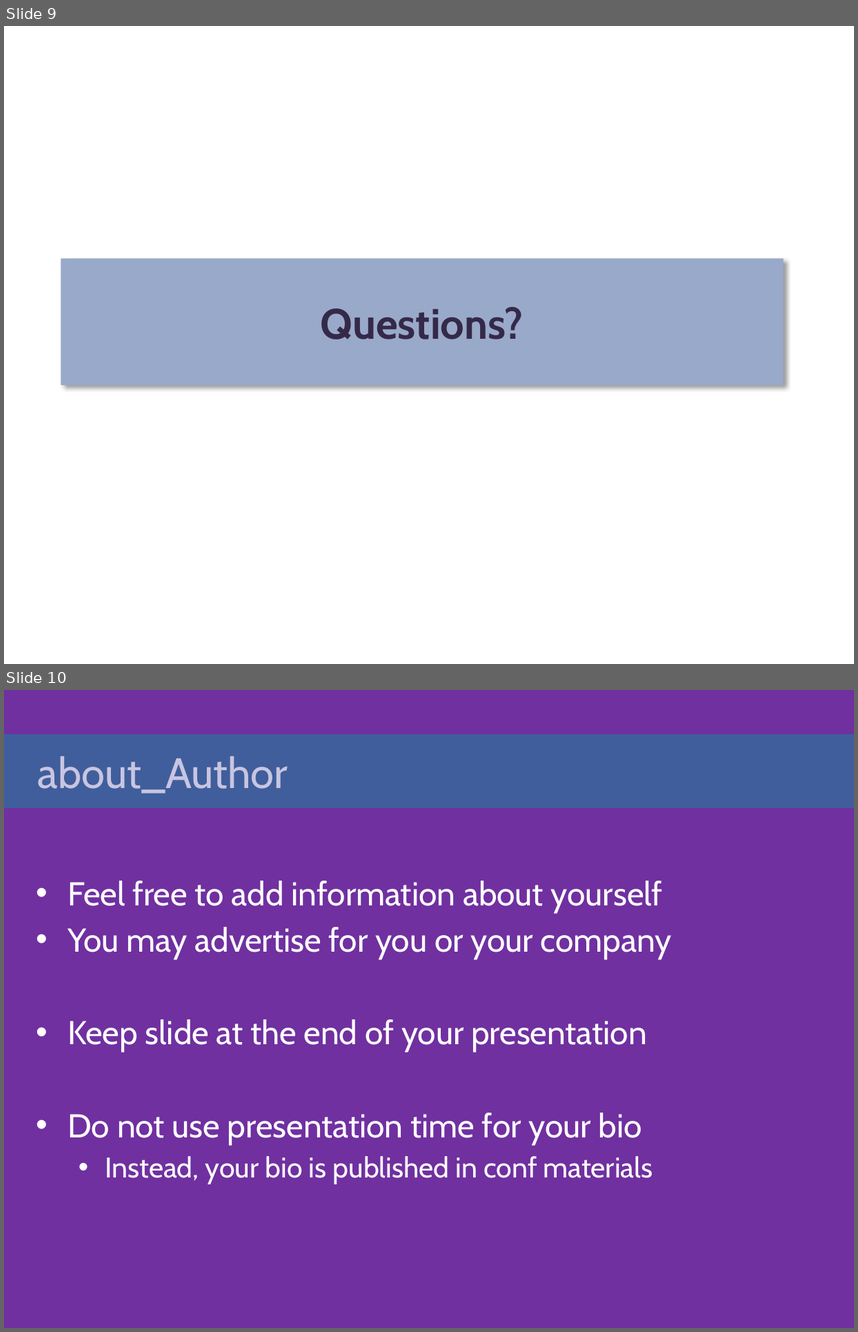
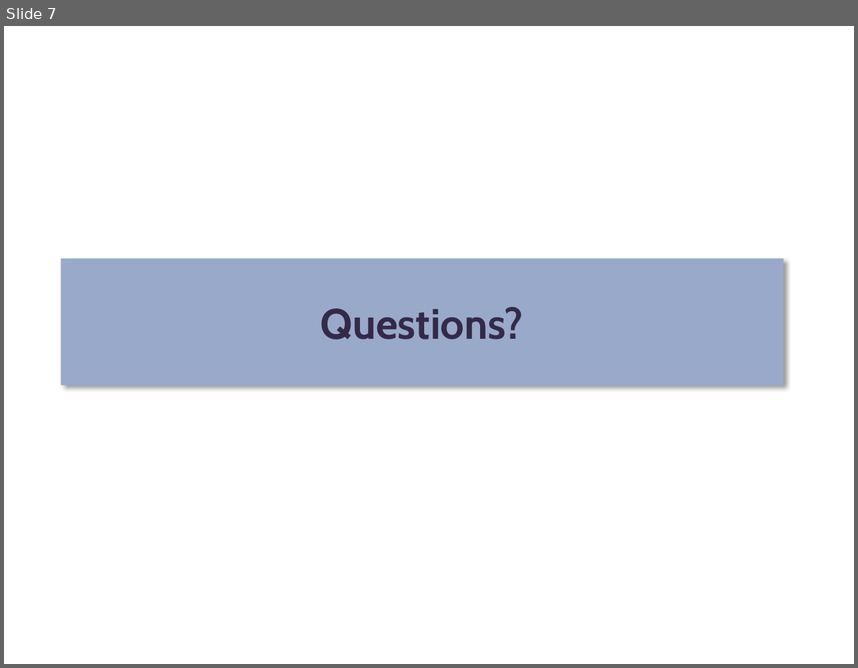
Before and after one commit to gravejester/psconfeu2018-shared, a slide deck: presentation/Jan Egil Ring & Øyvind Kallstad - Containers - Where is my PowerShell.pptx. Shown one above the other, each under a label of ours: slides 9 and 10 before the commit, slide 7 after it. The pictures are 858x1332 and 858x668 pixels, drawn with LibreOffice and Linux fonts; fonts in the diff are those of the drawing; background and template pictures are left out. Boxes give left, top, right and bottom in pixels: in the first picture for what was removed or moved away, otherwise in the second. Text is boxed around its words. In the diff, an @@ line names an element or a change of style, - is before the commit and + after.

```diff
--- a/presentation/Jan Egil Ring & Øyvind Kallstad - Containers - Where is my PowerShell.pptx
+++ b/presentation/Jan Egil Ring & Øyvind Kallstad - Containers - Where is my PowerShell.pptx
@@ slide 10 removed at (4, 690, 854, 1328), background picture (left out) @@
@@ title removed at (4, 734, 854, 808) @@
-about_Author
@@ text removed at (67, 880, 672, 1184) @@
-• Feel free to add information about yourself
-• You may advertise for you or your company
-• Keep slide at the end of your presentation
-• Do not use presentation time for your bio
-  • Instead, your bio is published in conf materials
@@ what was slide 9 is now slide 7 @@
```
Also in this commit, not shown: 1 slide changed, 3 slides added, 5 other slides removed, 1 other file.
